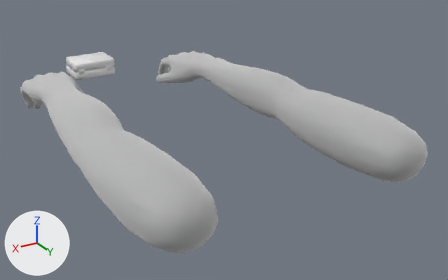
What one commit did to the Blender file Breakout From Ackers/Assets/Animations/MedKit/Holding MedKit Idle.blend.
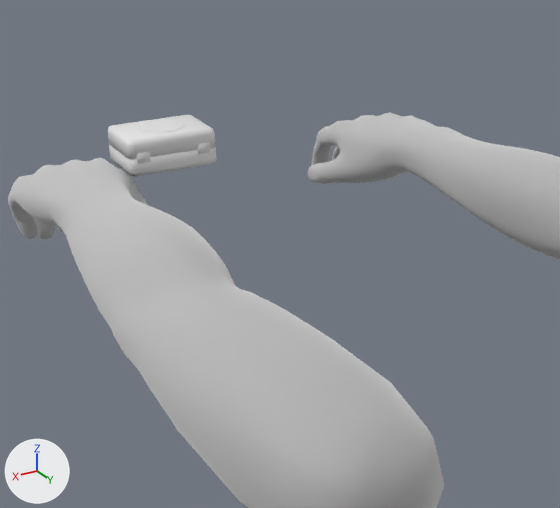
Each version is shown whole from a camera (50 mm lens) standing at (0.659, 0.743, 0.538) and looking at (-0.066, -0.465, -0.066), then close up on the part from 4% to 60% of the width and 0% to 82% of the height. The axes (+X, +Y, +Z) are drawn at lower left. The lights are the same throughout.

Names of what the first close-up shows: 'FirstAidKit_1', 'hand_left', 'hand_right'.
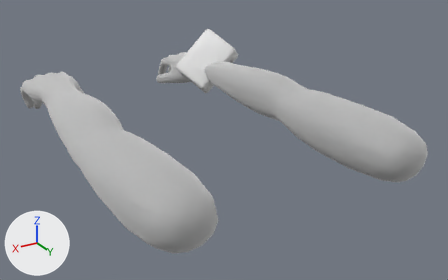
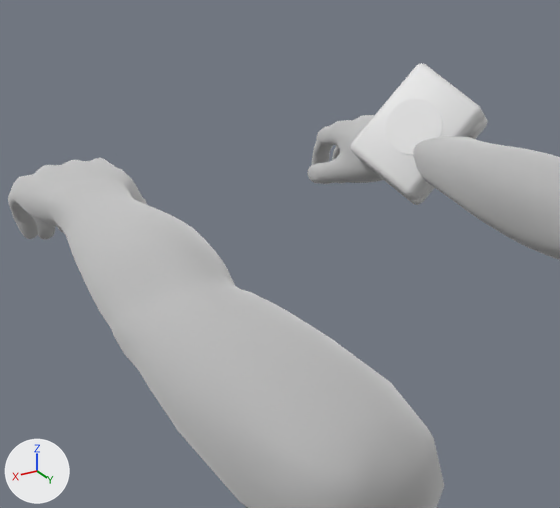
Pixel boxes (x1, y1, x2, y2) of what changed, in the close-ups (560 x 508 px):
```json
{"object": "FirstAidKit_1", "change": "moved, turned, rescaled", "before": [108, 115, 216, 177], "after": [350, 63, 488, 205]}
```

The change, as JSON lines over the scene's bpy script:
```json
{"op": "set", "path": "ob_firstaidkit_1.location", "old": "(0.111, -0.898, 0.018)", "new": "(-0.239, -0.838, 0.009)"}
{"op": "set", "path": "ob_firstaidkit_1.rotation_euler", "old": "(1.571, 0.0, 0.0)", "new": "(0.863, 0.779, -0.0914)", "note": "degrees (90, 0, 0) -> degrees (49, 45, -5.2)"}
{"op": "set", "path": "ob_firstaidkit_1.scale", "old": "(0.00142, 0.00142, 0.00142)", "new": "(0.00189, 0.00189, 0.00189)"}
```
